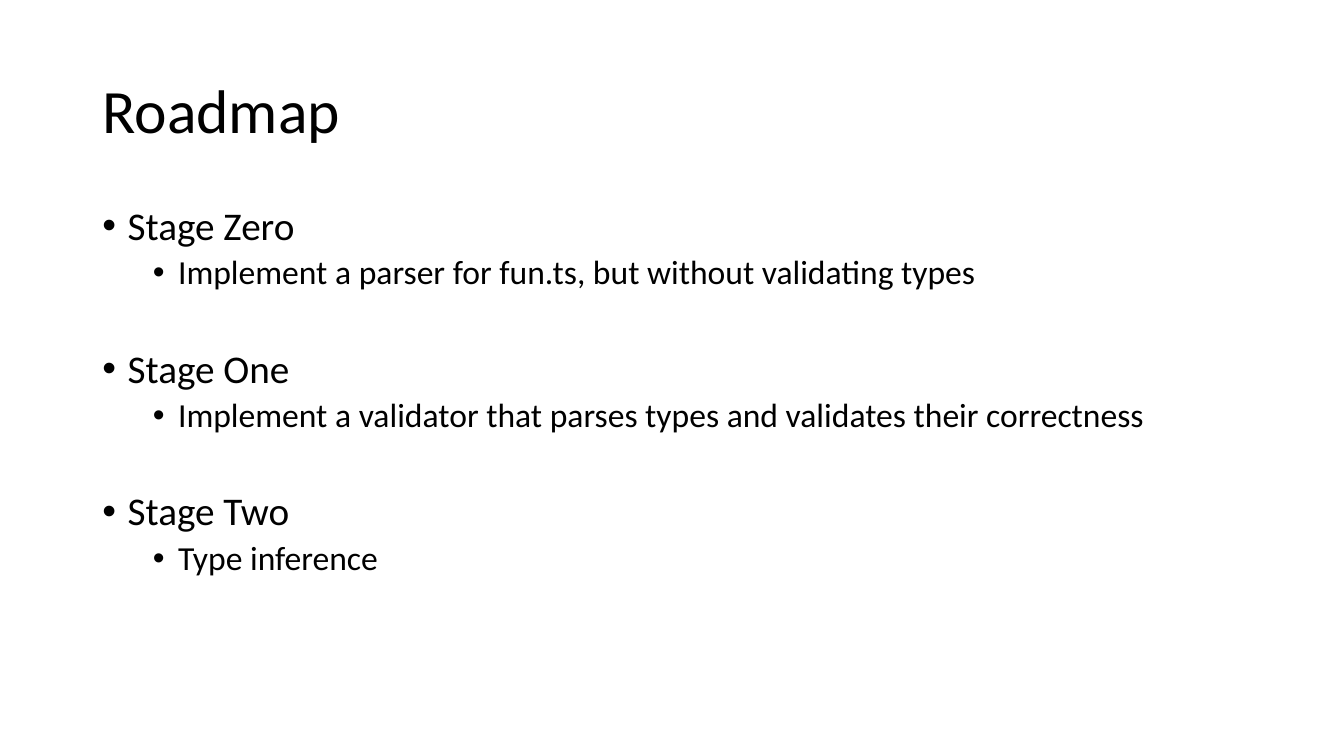
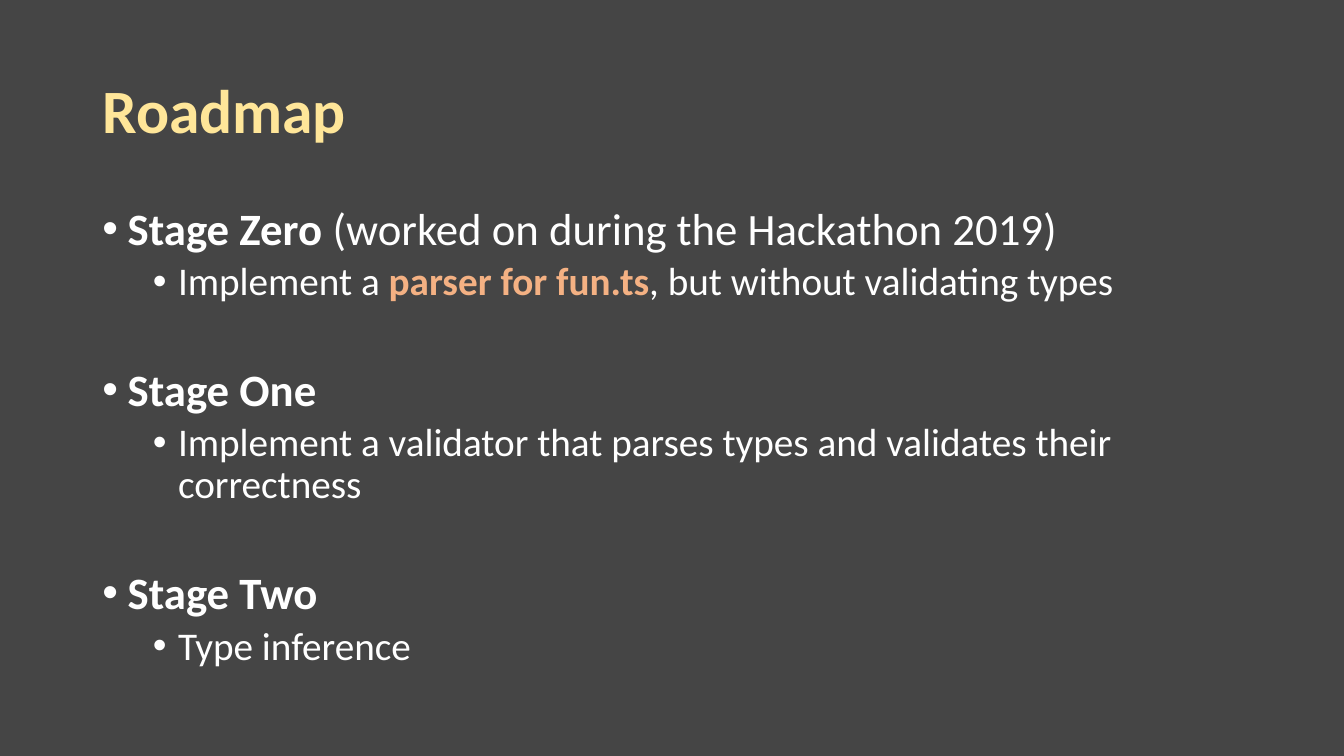
Before and after one commit to ts-common/fun.ts, a slide deck: slide 9 of doc/demo/about_FUNts.pptx (slide 6 before the commit). Drawn at 1344x756 pixels with LibreOffice and Linux fonts; fonts in the diff are those of the drawing. Boxes give left, top, right and bottom in pixels: in the first picture for what was removed or moved away, otherwise in the second. Text is boxed around its words. In the diff, an @@ line names an element or a change of style, - is before the commit and + after.

```diff
--- a/doc/demo/about_FUNts.pptx
+++ b/doc/demo/about_FUNts.pptx
@@ background #FFFFFF to #454545 @@
@@ title "Roadmap" at (x1=102, y1=90, x2=346, y2=143): text colour #000000 to #FFE699, bold on @@
@@ text at (x1=128, y1=212, x2=1056, y2=253): text changed; size 28 to 32 pt; text colour #000000 to #FFFFFF @@
-• Stage Zero
+• Stage Zero (worked on during the Hackathon 2019)
@@ text at (x1=128, y1=268, x2=1113, y2=667): size 24 to 28 pt in "Implement a parser for fun.ts, but without ...", "Implement a validator that parses types and ...", "Type inference"; text colour #000000 to #FFFFFF in "Implement a fun.ts, but without validating types", "Stage One", "Implement a validator that parses types and ...", "Stage Two" and 1 more places; text colour #000000 to #F4B183 in "parser for fun.ts,"; bold on in "parser for fun.ts,", "Stage One", "Stage Two"; size 28 to 32 pt in "Stage One", "Stage Two" @@
```
Also in this commit, not shown: 5 other slides changed, 4 slides added.
